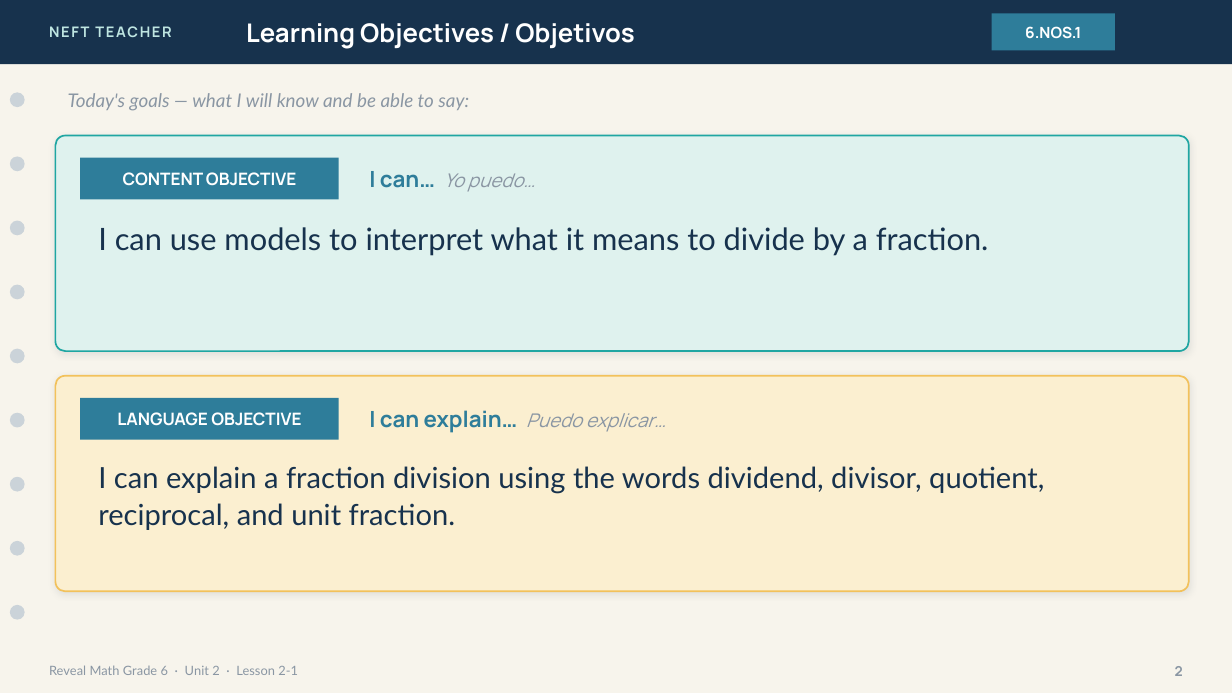
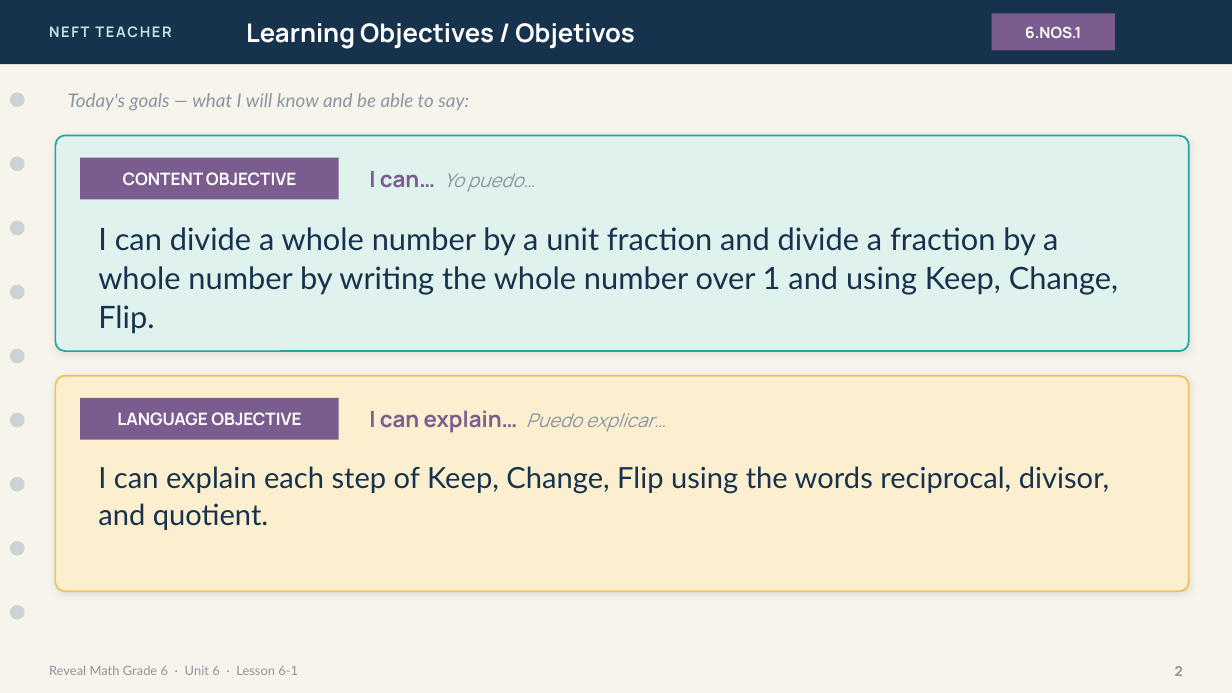
Before and after one commit to Baltimoreteacher1/neft-classroom-html-activities, a slide deck: slide 2 of lessons/6-1/slides.pptx. Drawn at 1232x693 pixels with LibreOffice and Linux fonts; fonts in the diff are those of the drawing. Boxes give left, top, right and bottom in pixels: in the first picture for what was removed or moved away, otherwise in the second. Text is boxed around its words. In the diff, an @@ line names an element or a change of style, - is before the commit and + after.

```diff
--- a/lessons/6-1/slides.pptx
+++ b/lessons/6-1/slides.pptx
@@ text "I can… Yo puedo…" at bbox=[369, 171, 536, 191]: text colour #2E7D9A to #7A5C8E in "I can…" @@
@@ text at bbox=[98, 227, 1118, 334]: text changed @@
-I can use models to interpret what it means to divide by a fraction.
+I can divide a whole number by a unit fraction and divide a fraction by a whole number by writing the whole number over 1 and using Keep, Change, Flip.
@@ fill #2E7D9A to #7A5C8E in 3 elements at bbox=[992, 14, 1115, 51], bbox=[80, 158, 339, 200], bbox=[80, 398, 339, 440] @@
@@ text "I can explain… Puedo explicar…" at bbox=[369, 410, 666, 433]: text colour #2E7D9A to #7A5C8E in "I can explain…" @@
@@ text at bbox=[98, 466, 1109, 530]: text changed @@
-I can explain a fraction division using the words dividend, divisor, quotient, reciprocal, and unit fraction.
+I can explain each step of Keep, Change, Flip using the words reciprocal, divisor, and quotient.
@@ text at bbox=[49, 665, 298, 675]: text changed @@
-Reveal Math Grade 6 · Unit 2 · Lesson 2-1
+Reveal Math Grade 6 · Unit 6 · Lesson 6-1
```
Also in this commit, not shown: 16 other slides changed, 35 other files.
